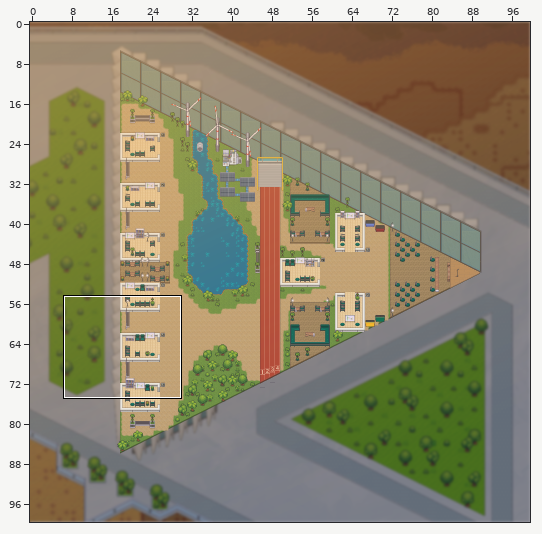
Tiled map (JSON): MISK-HQ-Environment.tmj. Above: a wide view before the commit, with the close-up outlined.
Close-up. Before the commit:
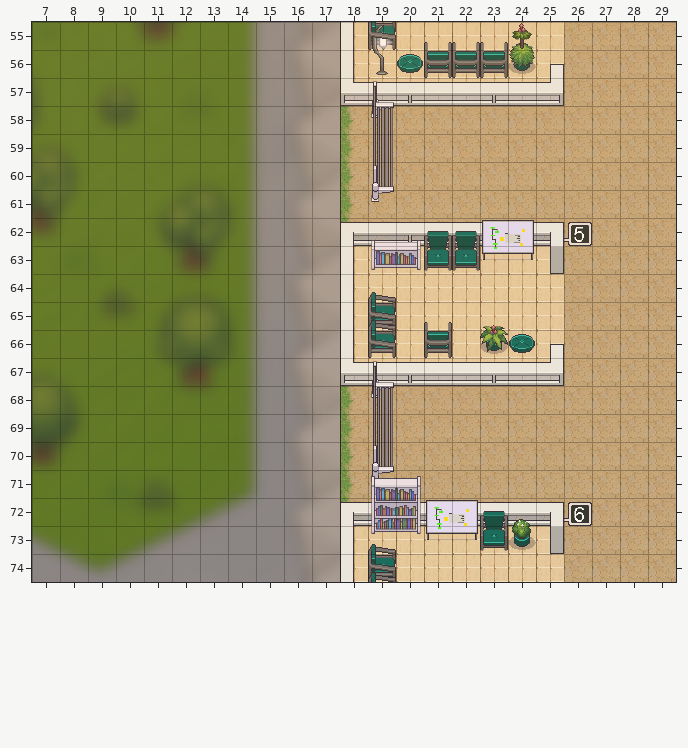
Cells are 32x32 px. Shown: x 7..29, y 55..74. The commit also changed other parts of the map, which this record leaves out.
And afterwards:
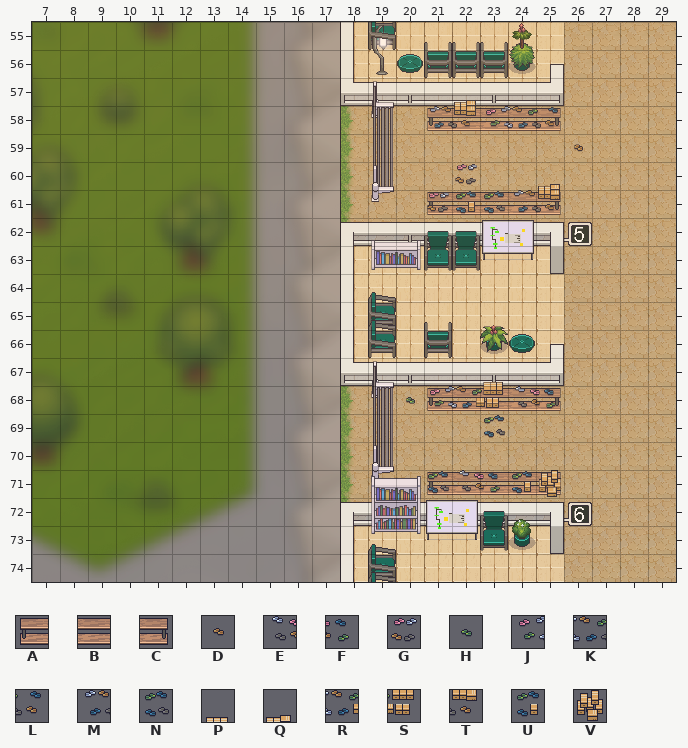
Key: from "6_Themed Decor": A 155, B 156, C 157, D 162, E 169, F 170, G 171, H 173, J 177, K 178, L 179, M 180, N 182, P 190, Q 192, R 200, S 201, T 203, U 204, V 205.
_ is an empty cell.
Change:
Changed rows in their new state; . is an unchanged cell.
Layer "background/furnitures/furniture_1":
first column x 21:
58 ABBBC
61 ABBBC
first column x 21:
68 ABBBC
71 ABBBC
Layer "background/furnitures/Furniture 1.5":
first column x 21:
57 .Q....
58 MTJKL.
59 .....D
60 .G..Q.
61 GUNMT.
first column x 20:
67 ...P..
68 HJRSEF
69 ...N..
71 .NEFUV
Changed places in both close-ups, as pixel boxes (x1, y1, x2, y2):
added: (427, 101, 583, 215)
added: (406, 382, 561, 438)
added: (427, 470, 561, 497)
